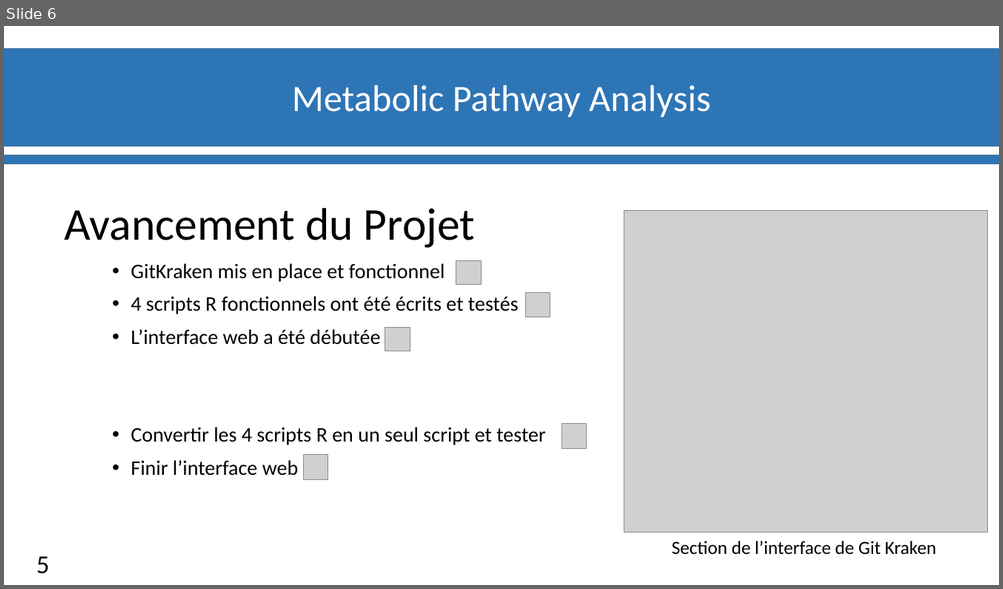
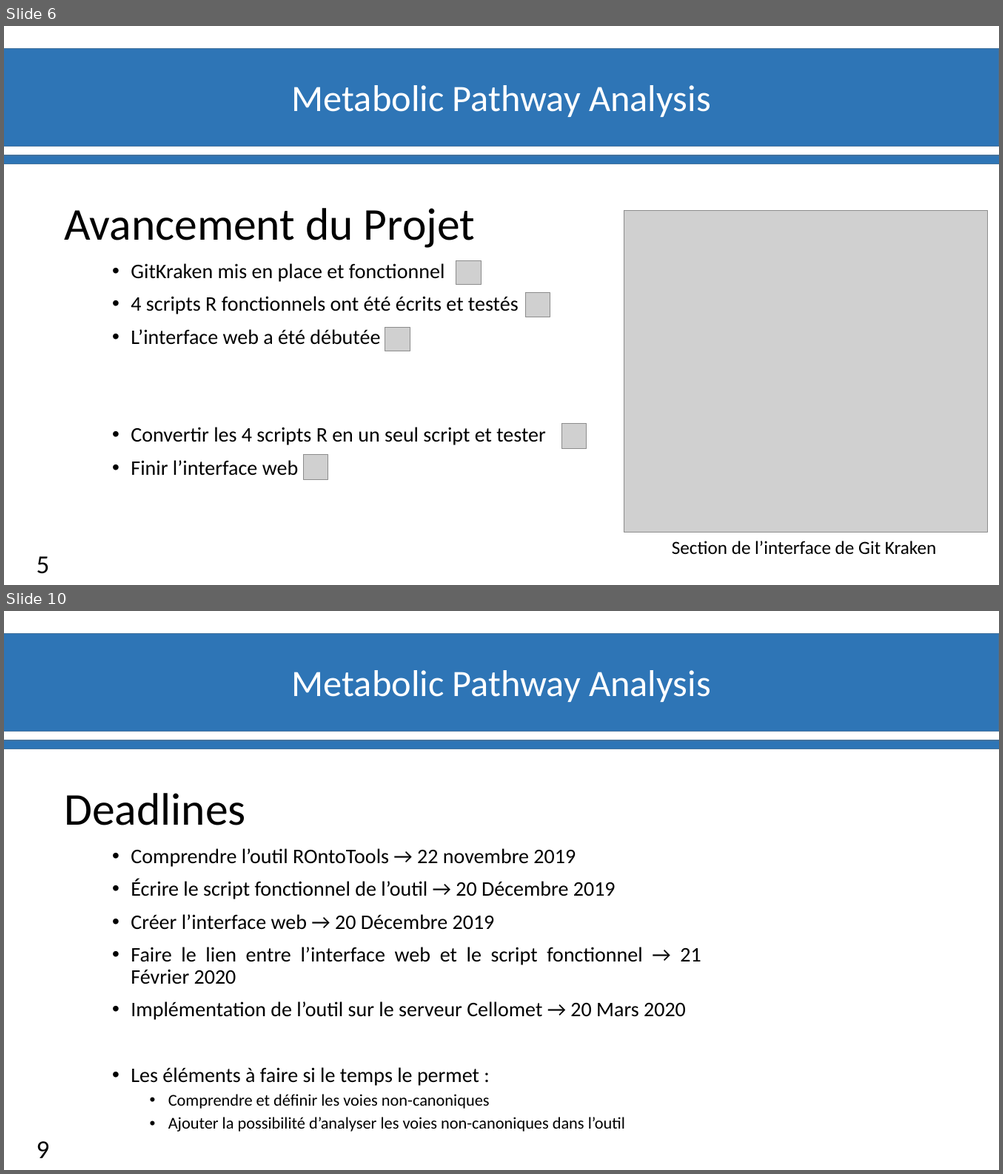
Before and after one commit to materrien/Projet-INSERM, a slide deck: Diapos_Suivit_projet.pptx. Shown one above the other, each under a label of ours: slide 6 before the commit, slides 6 and 10 after it; the slides between them are not shown. The pictures are 1003x589 and 1003x1174 pixels, drawn with LibreOffice and Linux fonts; fonts in the diff are those of the drawing; grey boxes stand for pictures; background and template pictures are left out. Boxes give left, top, right and bottom in pixels: in the first picture for what was removed or moved away, otherwise in the second. Text is boxed around its words. In the diff, an @@ line names an element or a change of style, - is before the commit and + after.

```diff
--- a/Diapos_Suivit_projet.pptx
+++ b/Diapos_Suivit_projet.pptx
@@ slide 10 added at (4, 611, 999, 1170), background #FFFFFF; not listed: 3 template elements that a slide beside it also shows @@
@@ text added at (64, 793, 246, 826), 44 pt, text #000000 @@
+Deadlines
@@ text added at (131, 849, 700, 1132), 20 pt, text #000000 @@
+• Comprendre l’outil ROntoTools → 22 novembre 2019
+• Écrire le script fonctionnel de l’outil → 20 Décembre 2019
+• Créer l’interface web → 20 Décembre 2019
+• Faire le lien entre l’interface web et le script fonctionnel → 21 Février 2020
+• Implémentation de l’outil sur le serveur Cellomet → 20 Mars 2020
+• Les éléments à faire si le temps le permet :
+  • Comprendre et définir les voies non-canoniques
+  • Ajouter la possibilité d’analyser les voies non-canoniques dans l’outil
@@ page number added at (37, 1142, 50, 1159), 25 pt, text #000000 @@
+9
```
Also in this commit, not shown: 4 other slides added.
